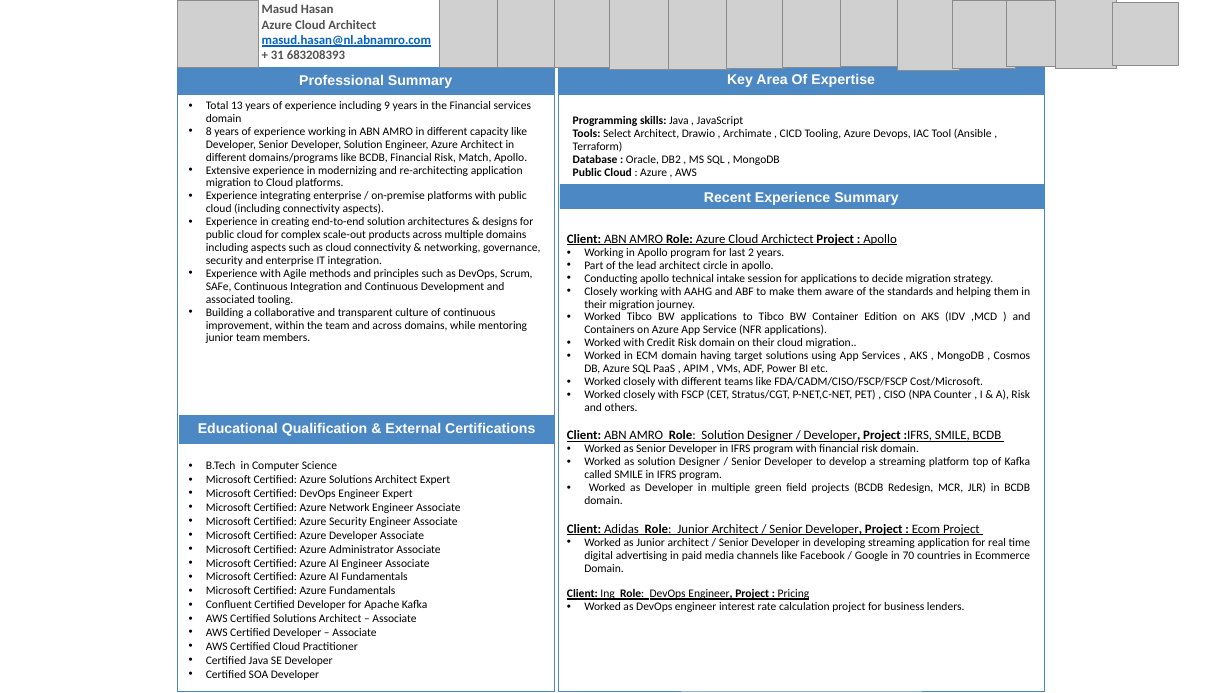
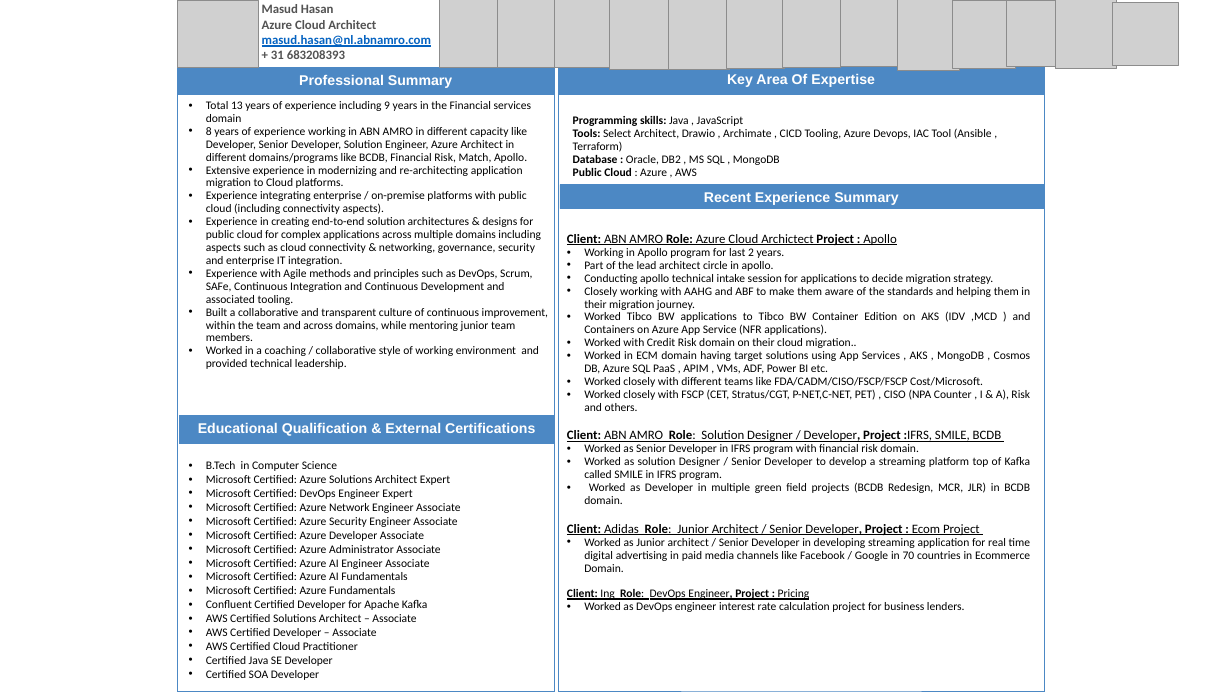
Before and after one commit to msdhn/demos, a slide deck: slide 1 of Masud Hasan.pptx. Drawn at 1232x693 pixels with LibreOffice and Linux fonts; fonts in the diff are those of the drawing; grey boxes stand for pictures. Boxes give left, top, right and bottom in pixels: in the first picture for what was removed or moved away, otherwise in the second. Text is boxed around its words. In the diff, an @@ line names an element or a change of style, - is before the commit and + after.

```diff
--- a/Masud Hasan.pptx
+++ b/Masud Hasan.pptx
@@ text at (206, 217, 541, 266): text changed @@
-• Experience in creating end-to-end solution architectures & designs for public cloud for complex scale-out products across multiple domains including aspects such as cloud connectivity & networking, governance, security and enterprise IT integration.
+• Experience in creating end-to-end solution architectures & designs for public cloud for complex applications across multiple domains including aspects such as cloud connectivity & networking, governance, security and enterprise IT integration.
@@ text at (206, 308, 548, 369): text changed @@
-• Building a collaborative and transparent culture of continuous improvement, within the team and across domains, while mentoring junior team members.
+• Built a collaborative and transparent culture of continuous improvement, within the team and across domains, while mentoring junior team members.
+• Worked in a coaching / collaborative style of working environment and provided technical leadership.
```
